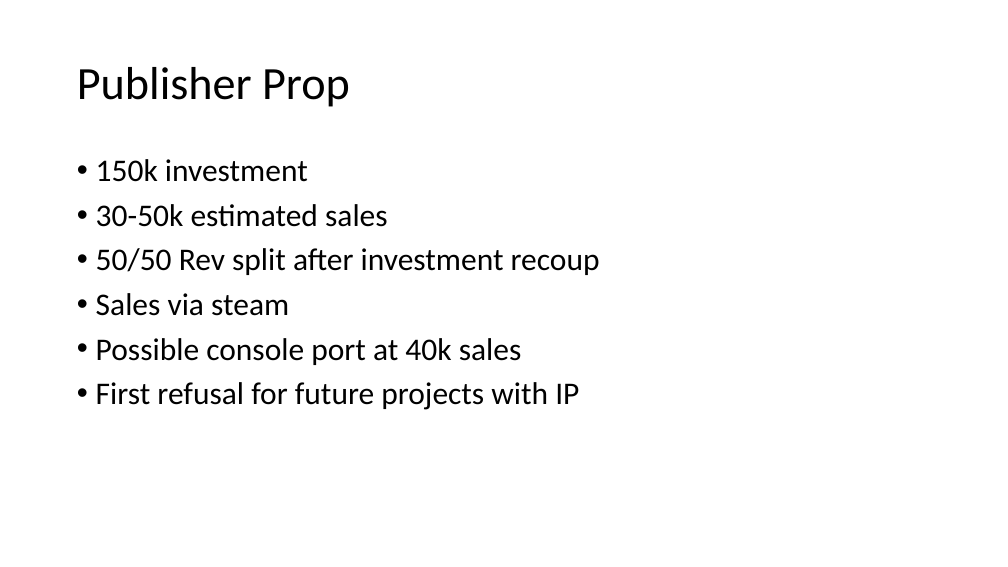
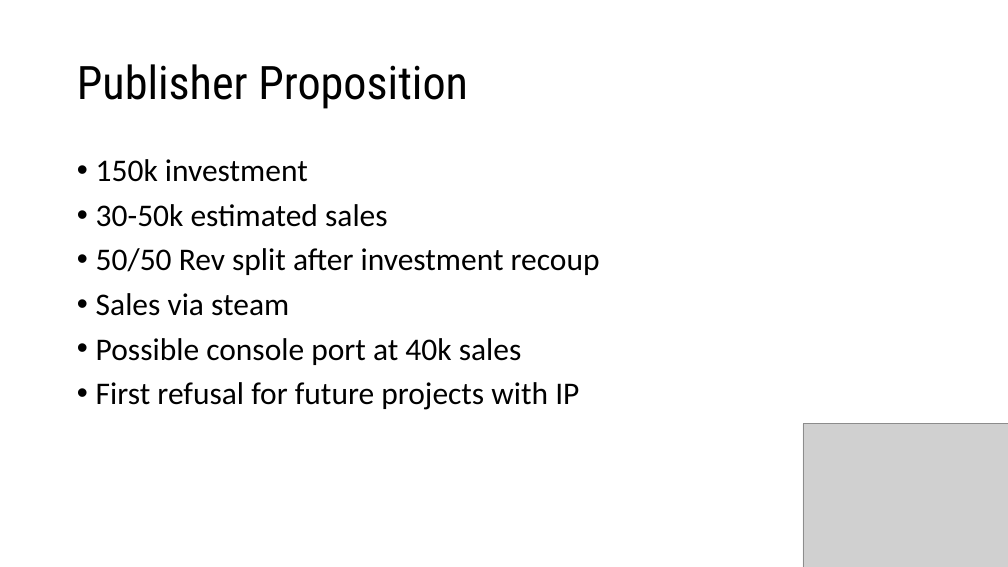
Before and after one commit to HoaxShark/MarketEvaluation, a slide deck: slide 3 of Business Presentation.pptx. Drawn at 1008x567 pixels with LibreOffice and Linux fonts; fonts in the diff are those of the drawing; grey boxes stand for pictures; background and template pictures are left out. Boxes give left, top, right and bottom in pixels: in the first picture for what was removed or moved away, otherwise in the second. Text is boxed around its words. In the diff, an @@ line names an element or a change of style, - is before the commit and + after.

```diff
--- a/Business Presentation.pptx
+++ b/Business Presentation.pptx
@@ title at box(77, 64, 468, 109): text changed; font Calibri to Roboto Condensed @@
-Publisher Prop
+Publisher Proposition
@@ picture added at box(803, 424, 1008, 567) @@
```
Also in this commit, not shown: 5 other slides changed.
